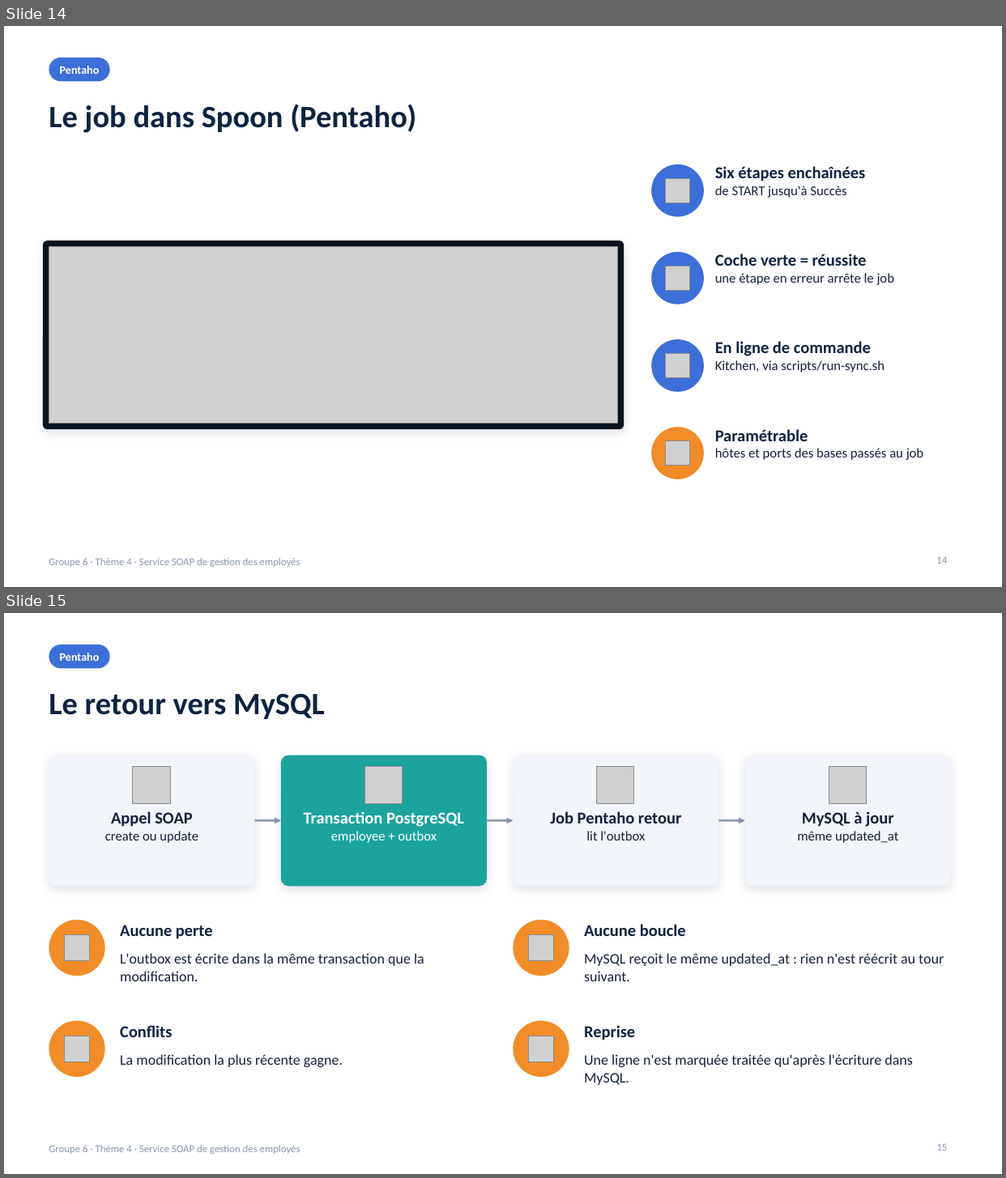
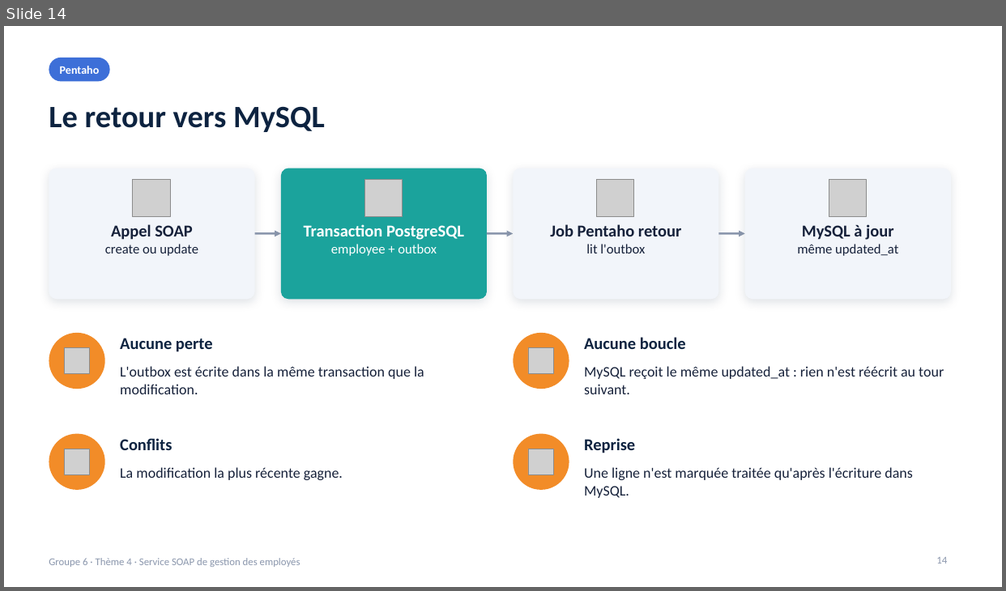
Before and after one commit to malickabdoul/employee-soap-servic, a slide deck: presentation/presentation-theme4-groupe6.pptx. Shown one above the other, each under a label of ours: slides 14 and 15 before the commit, slide 14 after it. The pictures are 1006x1178 and 1006x591 pixels, drawn with LibreOffice and Linux fonts; fonts in the diff are those of the drawing; grey boxes stand for pictures; background and template pictures are left out. Boxes give left, top, right and bottom in pixels: in the first picture for what was removed or moved away, otherwise in the second. Text is boxed around its words. In the diff, an @@ line names an element or a change of style, - is before the commit and + after.

```diff
--- a/presentation/presentation-theme4-groupe6.pptx
+++ b/presentation/presentation-theme4-groupe6.pptx
@@ slide 14 removed at (4,26,1002,587), background #FFFFFF; not listed: 1 template element that a slide beside it also shows @@
@@ rounded rectangle removed at (49,58,109,81) @@
@@ text removed at (60,66,100,74) @@
-Pentaho
@@ title removed at (49,104,416,133) @@
-Le job dans Spoon (Pentaho)
@@ ellipse removed at (651,165,704,217) @@
@@ text removed at (715,166,866,198) @@
-Six étapes enchaînées
-de START jusqu'à Succès
@@ picture removed at (666,179,690,203) @@
@@ rounded rectangle removed at (43,241,624,429) @@
@@ picture removed at (49,247,618,424) @@
@@ ellipse removed at (651,252,704,305) @@
@@ picture removed at (666,267,690,290) @@
@@ text removed at (715,254,895,285) @@
-Coche verte = réussite
-une étape en erreur arrête le job
@@ ellipse removed at (651,339,704,392) @@
@@ text removed at (715,341,884,373) @@
-En ligne de commande
-Kitchen, via scripts/run-sync.sh
@@ picture removed at (666,354,690,378) @@
@@ ellipse removed at (651,427,704,480) @@
@@ text removed at (715,429,924,460) @@
-Paramétrable
-hôtes et ports des bases passés au job
@@ picture removed at (666,442,690,466) @@
@@ page number removed at (936,557,947,564) @@
-14
@@ what was slide 15 is now slide 14 @@
@@ page number at (936,557,947,564): text changed @@
-15
+14
```
Also in this commit, not shown: 7 slides changed, 3 other slides removed.
